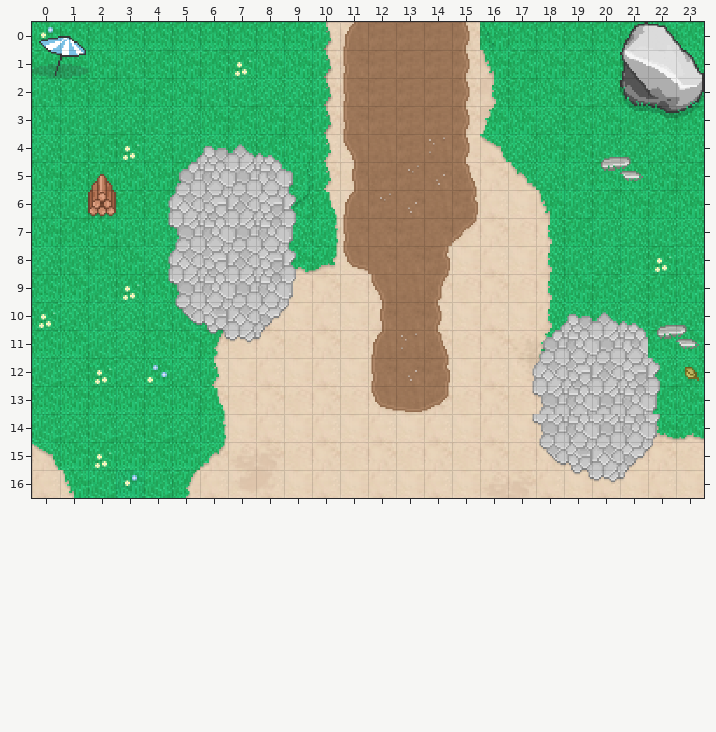
Tiled map (JSON): assets/map/map1.json. This is how it looked before the edit.
Cells are 32x32 px. Shown: x 0..23, y 0..16.
After the commit:
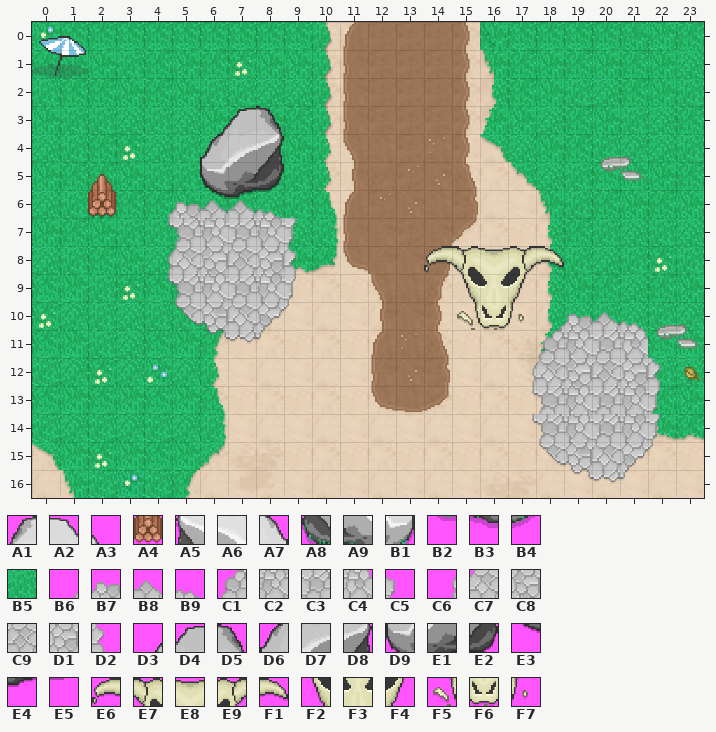
Key: from "tilesheet": A1 17, A2 18, A3 19, A4 24, A5 37, A6 38, A7 39, A8 57, A9 58, B1 59, B2 77, B3 78, B4 79, B5 172, B6 373, B7 374, B8 375, B9 376, C1 393, C2 394, C3 395, C4 396, C5 397, C6 412, C7 413, C8 414, C9 415, D1 416, D2 417, D3 756, D4 757, D5 758, D6 776, D7 777, D8 778, D9 796, E1 797, E2 798, E3 816, E4 817, E5 818, E6 920, E7 921, E8 922, E9 923, F1 924, F2 941, F3 942, F4 943, F5 961, F6 962, F7 963.
__ is an empty cell, ## one hidden under a higher layer.
Tiles of an added or newly shown layer are drawn over the layers below it.
Commit: Updated map with collision layer
From old to new:
Layer "stone":
y 0: x 21..23 A1 A2 A3 -> __ __ __
y 1: x 21..23 A5 A6 A7 -> __ __ __
y 2: x 21..23 A8 A9 B1 -> __ __ __
y 3: x 6..8 __ __ __ -> D3 D4 D5; x 21..23 B2 B3 B4 -> __ __ __
y 4: x 5..8 B6 B7 B8 B9 -> B5 D6 ## D8
y 5: x 4..9 __ C1 C2 C3 C4 C5 -> B5 B5 D9 ## E2 B5
y 6: x 4..9 C6 C7 C8 C9 D1 D2 -> B6 B7 B8 B8 B9 B5
y 8: x 14 __ -> E6; x 18 __ -> F1
Layer "grassvariations":
y 6: x 6..8 __ __ __ -> E3 E4 E5
Layer "collision" (added):
y 3: x 6..8 __ __ __ -> D3 D4 D5
y 4: x 6..8 __ __ __ -> D6 D7 D8
y 5: x 6..8 __ __ __ -> D9 E1 E2
y 6: x 2 __ -> A4
y 8: x 15..17 __ __ __ -> E7 E8 E9
y 9: x 15..17 __ __ __ -> F2 F3 F4
y 10: x 15..17 __ __ __ -> F5 F6 F7
Boxes around the changes in both pictures, in picture pixels (x1, y1, x2, y2):
removed: (620, 22, 704, 118)
changed: (144, 106, 312, 218)
added: (88, 213, 116, 218)
added: (424, 246, 564, 330)
